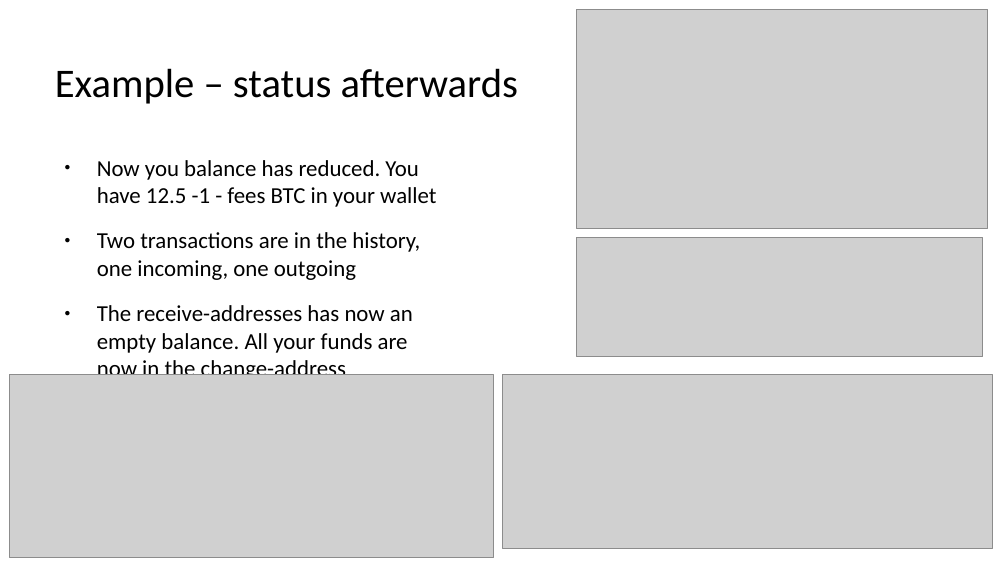
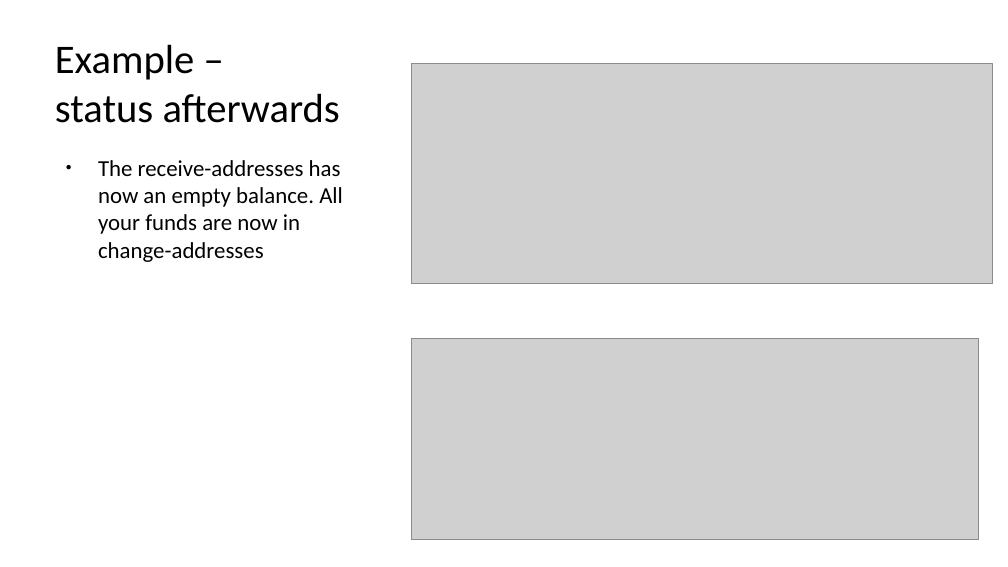
Before and after one commit to cryptoadvance/specter-education, a slide deck: slide 9 of content/bitcoin101/03_bitcoin-theory-outputs-changeaddresses.odp (slide 7 before the commit). Drawn at 1008x567 pixels with LibreOffice and Linux fonts; fonts in the diff are those of the drawing; grey boxes stand for pictures. Boxes give left, top, right and bottom in pixels: in the first picture for what was removed or moved away, otherwise in the second. Text is boxed around its words. In the diff, an @@ line names an element or a change of style, - is before the commit and + after.

```diff
--- a/content/bitcoin101/03_bitcoin-theory-outputs-changeaddresses.odp
+++ b/content/bitcoin101/03_bitcoin-theory-outputs-changeaddresses.odp
@@ title "Example – status afterwards" rewrapped from (55, 68, 518, 104) to (55, 44, 340, 123) @@
@@ picture: place and size @@
-picture at (576, 9, 988, 229)
+picture at (412, 64, 993, 284)
@@ text at (98, 160, 343, 262): text changed @@
-● Now you balance has reduced. You have 12.5 -1 - fees BTC in your wallet
-● Two transactions are in the history, one incoming, one outgoing
-● The receive-addresses has now an empty balance. All your funds are now in the change-address
+● The receive-addresses has now an empty balance. All your funds are now in change-addresses
@@ picture removed at (576, 238, 983, 357) @@
@@ picture: place and size @@
-picture at (503, 375, 993, 549)
+picture at (412, 338, 979, 540)
@@ picture removed at (9, 375, 494, 558) @@
```
Also in this commit, not shown: 3 other slides changed, 2 slides added, 1 slide removed, 3 other files.
